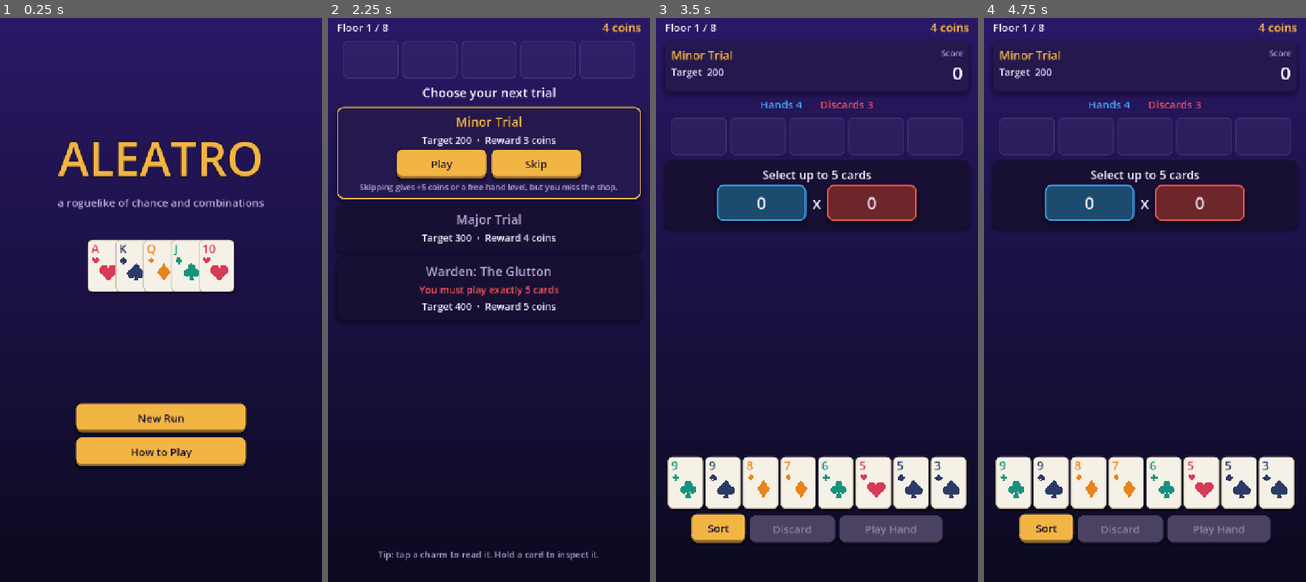
Above: before the commit, frames 1-4 (left to right).
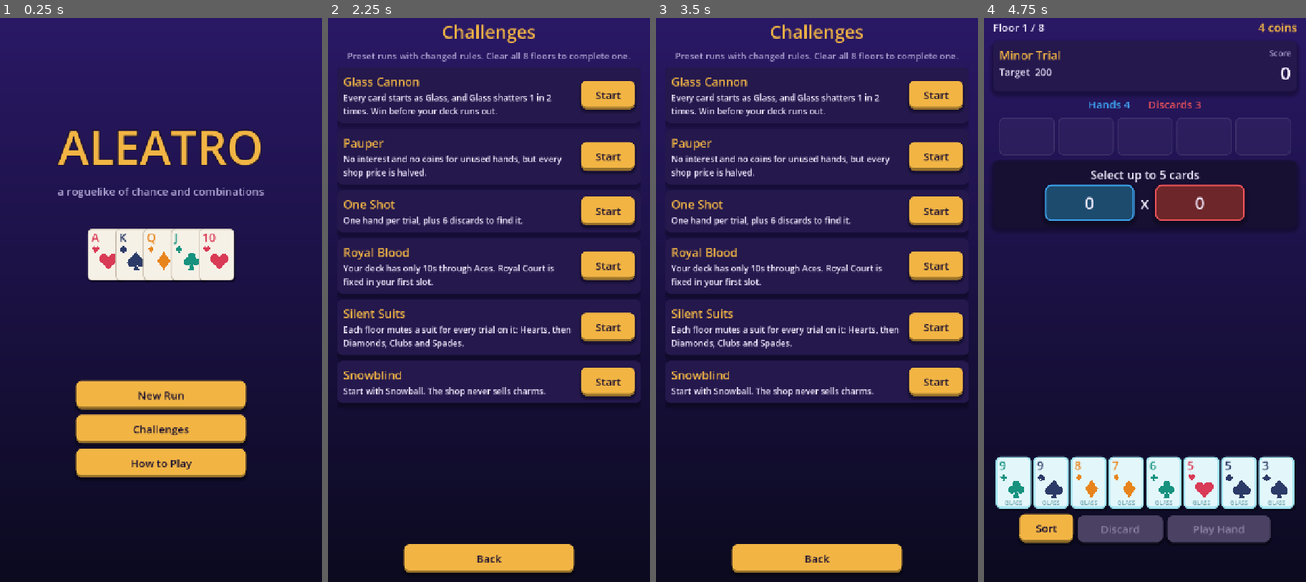
Above: after the commit, the same moments.

Repository: Yassineallach/admin
Game: Godot game, scene res://scenes/main.tscn
Same seed, same stepped clock (60 frames per second), same inputs: the game is played once before the commit and once after it.
Inputs (mouse positions are in pixels of both pictures, inside the frame that each line leads up to):
- Up to frame 1 (0.25 s): no input
- Up to frame 2 (2.25 s): click "How to Play" at 0.5 s; click "Back" at 1.25 s; click (489, 429) at 2 s, where only the run after the commit has a clickable "Challenges"
- Up to frame 3 (3.5 s): click (768, 164) at 2.75 s, where only the run before the commit has a clickable "Play"
- Up to frame 4 (4.75 s): click (1264, 96) at 3.5 s, where only the run after the commit has a clickable "Start"; click (1096, 181) at 4.25 s, where only the run after the commit has a clickable "Play"

The runs differ from the first frame. In frame 1, 13% of the frame differs, in the area x 17-82%, y 19-82%; in frame 2, 33%; in frame 3, 37%, in the area x 2-98%, y 0-99%; in frame 4, 1.8%.

Commit message:
Add challenge runs
Six preset runs with changed rules, chosen from a new Challenges screen:
Glass Cannon, Pauper, One Shot, Royal Blood, Silent Suits and Snowblind.
Completed challenges are saved. Bot simulations now cover each challenge.

Co-Authored-By: Claude Opus 5.5 <noreply@anthropic.com>
Claude-Session: https://claude.ai/code/session_017QaFTLa1BaWoHf6tvEbDrj

Diff:
--- /dev/null
+++ b/aleatro/scripts/challenges.gd
@@ -0,0 +1,61 @@
+class_name Challenges
+extends RefCounted
+## Preset runs with changed rules. Each entry's `rules` are read by Run.rule().
+##
+## Supported rules:
+##   deck_enh: String       every starting card gets this enhancement
+##   ranks_min: int         the starting deck only has ranks from this up to Ace
+##   glass_odds: int        Glass shatters 1 in N times (default 4)
+##   hands, discards: int   per trial, before warden effects
+##   no_interest, no_hand_money: bool
+##   price_mult: float      multiplies shop prices and the reroll cost
+##   no_shop_charms: bool   the shop never offers charms
+##   start_charms: Array    charms you start with
+##   locked_charms: Array   charms you start with that cannot be sold
+##   floor_mute: bool       each floor mutes one suit, in order Hearts, Diamonds, Clubs, Spades
+
+const LIST := [
+	{
+		"id": "glass_cannon",
+		"name": "Glass Cannon",
+		"desc": "Every card starts as Glass, and Glass shatters 1 in 2 times. Win before your deck runs out.",
+		"rules": {"deck_enh": "glass", "glass_odds": 2},
+	},
+	{
+		"id": "pauper",
+		"name": "Pauper",
+		"desc": "No interest and no coins for unused hands, but every shop price is halved.",
+		"rules": {"no_interest": true, "no_hand_money": true, "price_mult": 0.5},
+	},
+	{
+		"id": "one_shot",
+		"name": "One Shot",
+		"desc": "One hand per trial, plus 6 discards to find it.",
+		"rules": {"hands": 1, "discards": 6},
+	},
+	{
+		"id": "royal_blood",
+		"name": "Royal Blood",
+		"desc": "Your deck has only 10s through Aces. Royal Court is fixed in your first slot.",
+		"rules": {"ranks_min": 10, "locked_charms": ["royal_court"]},
+	},
+	{
+		"id": "silent_suits",
+		"name": "Silent Suits",
+		"desc": "Each floor mutes a suit for every trial on it: Hearts, then Diamonds, Clubs and Spades.",
+		"rules": {"floor_mute": true},
+	},
+	{
+		"id": "snowblind",
+		"name": "Snowblind",
+		"desc": "Start with Snowball. The shop never sells charms.",
+		"rules": {"start_charms": ["snowball"], "no_shop_charms": true},
+	},
+]
+
+
+static func find(id: String) -> Dictionary:
+	for c in LIST:
+		if c.id == id:
+			return c
+	return {}
--- a/aleatro/scripts/main.gd
+++ b/aleatro/scripts/main.gd
@@ -374,7 +374,7 @@
 		fan.add_child(cv)
 	screen.add_child(fan)
 	screen.add_child(_spacer())
-	for b in [_button("New Run", _start_run, 380), _button("How to Play", show_help, 380)]:
+	for b in [_button("New Run", _start_run, 380), _button("Challenges", show_challenges, 380), _button("How to Play", show_help, 380)]:
 		b.size_flags_horizontal = Control.SIZE_SHRINK_CENTER
 		screen.add_child(b)
 	if Run.best_floor > 0:
@@ -397,9 +397,50 @@
 	screen.add_child(b)
 
 
-func _start_run() -> void:
-	Run.new_run()
+func _start_run(challenge_id := "") -> void:
+	Run.new_run(0, challenge_id)
 	show_select()
+
+
+func show_challenges() -> void:
+	_clear()
+	screen.add_child(_label("Challenges", 40, GOLD))
+	screen.add_child(_wrapped("Preset runs with changed rules. Clear all %d floors to complete one." % Run.FLOORS, 20, SOFT_TEXT))
+	var scroll := ScrollContainer.new()
+	scroll.size_flags_vertical = Control.SIZE_EXPAND_FILL
+	scroll.horizontal_scroll_mode = ScrollContainer.SCROLL_MODE_DISABLED
+	var list := VBoxContainer.new()
+	list.size_flags_horizontal = Control.SIZE_EXPAND_FILL
+	list.add_theme_constant_override("separation", 12)
+	for c in Challenges.LIST:
+		var done: bool = Run.completed_challenges.get(c.id, false)
+		var p := _panel(PANEL, Color("#7be0a1") if done else Color(0, 0, 0, 0))
+		var h := _hbox(12, BoxContainer.ALIGNMENT_BEGIN)
+		var v := VBoxContainer.new()
+		v.size_flags_horizontal = Control.SIZE_EXPAND_FILL
+		v.add_child(_label(c.name + ("   Completed" if done else ""), 26, Color("#7be0a1") if done else GOLD, HORIZONTAL_ALIGNMENT_LEFT))
+		v.add_child(_wrapped(c.desc, 19, TEXT, HORIZONTAL_ALIGNMENT_LEFT))
+		h.add_child(v)
+		var b := _button("Start", _start_run.bind(c.id), 120)
+		b.size_flags_vertical = Control.SIZE_SHRINK_CENTER
+		h.add_child(b)
+		p.add_child(h)
+		list.add_child(p)
+	scroll.add_child(list)
+	screen.add_child(scroll)
+	var back := _button("Back", show_title, 380)
+	back.size_flags_horizontal = Control.SIZE_SHRINK_CENTER
+	screen.add_child(back)
+
+
+## One line describing the active challenge and this floor's muted suit, or "".
+func _challenge_note() -> String:
+	if Run.challenge.is_empty():
+		return ""
+	var note: String = "Challenge: " + Run.challenge.name
+	if Run.floor_muted_suit() >= 0:
+		note += "  ·  %s are muted this floor" % HandEval.SUIT_NAMES[Run.floor_muted_suit()]
+	return note
 
 
 # --- Trial selection -------------------------------------------------------------
@@ -408,6 +449,8 @@
 	_clear()
 	_header()
 	_charms_row()
+	if _challenge_note() != "":
+		screen.add_child(_wrapped(_challenge_note(), 20, Color("#7be0a1")))
 	screen.add_child(_label("Choose your next trial", 28))
 	for t in 3:
 		var current := t == Run.trial_idx
@@ -477,6 +520,8 @@
 	screen.add_child(top)
 	if Run.trial_idx == 2:
 		screen.add_child(_wrapped(Run.warden_desc(), 20, MULT_COLOR))
+	if Run.floor_muted_suit() >= 0:
+		screen.add_child(_wrapped("%s are muted this floor" % HandEval.SUIT_NAMES[Run.floor_muted_suit()], 20, MULT_COLOR))
 
 	var stats := _hbox(40)
 	lbl.hands = _label("", 24, POINTS_COLOR)
@@ -785,9 +830,12 @@
 		var l := _wrapped("%s: %s" % [Charms.name_of(ch), Charms.describe(ch)], 18, TEXT, HORIZONTAL_ALIGNMENT_LEFT)
 		l.size_flags_horizontal = Control.SIZE_EXPAND_FILL
 		h.add_child(l)
-		if i > 0:
-			h.add_child(_button("<", _on_move_charm.bind(i, -1), 56))
-		h.add_child(_button("Sell %d" % Charms.sell_value(ch), _on_sell.bind(i), 110))
+		if ch.get("locked", false):
+			h.add_child(_label("Fixed", 20, SOFT_TEXT))
+		else:
+			if i > 0 and not Run.charms[i - 1].get("locked", false):
+				h.add_child(_button("<", _on_move_charm.bind(i, -1), 56))
+			h.add_child(_button("Sell %d" % Charms.sell_value(ch), _on_sell.bind(i), 110))
 		screen.add_child(h)
 
 	var levels := GridContainer.new()
@@ -843,6 +891,10 @@
 	screen.add_child(_label("Run Over", 64, MULT_COLOR))
 	screen.add_child(_label("Floor %d · %s" % [Run.floor_num, Run.TRIAL_NAMES[Run.trial_idx]], 28))
 	screen.add_child(_label("Scored %s of %s" % [fmt(Run.score), fmt(Run.target())], 24, SOFT_TEXT))
+	if Run.hand.is_empty() and Run.hands_left > 0:
+		screen.add_child(_label("You ran out of cards", 24, MULT_COLOR))
+	if not Run.challenge.is_empty():
+		screen.add_child(_label("Challenge: " + Run.challenge.name, 24, Color("#7be0a1")))
 	screen.add_child(_spacer())
 	_end_buttons()
 
@@ -852,12 +904,15 @@
 	screen.add_child(_spacer())
 	screen.add_child(_label("Victory!", 72, GOLD))
 	screen.add_child(_label("You cleared all %d floors." % Run.FLOORS, 28))
+	if not Run.challenge.is_empty():
+		screen.add_child(_label("Challenge complete: " + Run.challenge.name, 26, Color("#7be0a1")))
 	screen.add_child(_spacer())
 	_end_buttons()
 
 
 func _end_buttons() -> void:
-	for b in [_button("New Run", _start_run, 380), _button("Title", show_title, 380)]:
+	var again := _button("Try Again" if not Run.challenge.is_empty() else "New Run", _start_run.bind(Run.challenge.get("id", "")), 380)
+	for b in [again, _button("Title", show_title, 380)]:
 		b.size_flags_horizontal = Control.SIZE_SHRINK_CENTER
 		screen.add_child(b)
 	screen.add_child(_spacer())
--- a/aleatro/scripts/run_state.gd
+++ b/aleatro/scripts/run_state.gd
@@ -58,23 +58,33 @@
 var reroll_cost := BASE_REROLL
 var shop_offers: Array = []
 var best_floor := 0
+var challenge: Dictionary = {}
+var completed_challenges := {}
 
 
 func _ready() -> void:
 	var cfg := ConfigFile.new()
 	if cfg.load(SAVE_PATH) == OK:
 		best_floor = cfg.get_value("stats", "best_floor", 0)
-
-
-func new_run(seed_in := 0) -> void:
+		completed_challenges = cfg.get_value("stats", "challenges", {})
+
+
+func new_run(seed_in := 0, challenge_id := "") -> void:
+	challenge = Challenges.find(challenge_id)
 	seed_value = seed_in if seed_in != 0 else randi()
 	rng.seed = seed_value
 	next_uid = 0
 	deck.clear()
 	for s in 4:
-		for r in range(2, 15):
-			deck.append(make_card(r, s))
+		for r in range(rule("ranks_min", 2), 15):
+			deck.append(make_card(r, s, rule("deck_enh", "")))
 	charms.clear()
+	for id in rule("start_charms", []):
+		charms.append(Charms.make(id))
+	for id in rule("locked_charms", []):
+		var ch := Charms.make(id)
+		ch["locked"] = true
+		charms.append(ch)
 	hand.clear()
 	draw_pile.clear()
 	coins = START_COINS
@@ -86,6 +96,13 @@
 	_pick_warden()
 
 
+## A challenge rule, or `default` when not in a challenge or the rule is unset.
+func rule(key: String, default: Variant) -> Variant:
+	if challenge.is_empty():
+		return default
+	return challenge.rules.get(key, default)
+
+
 func make_card(rank: int, suit: int, enh := "") -> Dictionary:
 	var c := {"id": next_uid, "rank": rank, "suit": suit, "enh": enh}
 	next_uid += 1
@@ -117,7 +134,14 @@
 
 
 func is_muted(card: Dictionary) -> bool:
-	return current_warden() == "blight" and card.suit == muted_suit
+	if current_warden() == "blight" and card.suit == muted_suit:
+		return true
+	return floor_muted_suit() == card.suit
+
+
+## The suit Silent Suits mutes on this floor, or -1.
+func floor_muted_suit() -> int:
+	return (floor_num - 1) % 4 if rule("floor_mute", false) else -1
 
 
 func target(trial := -1) -> float:
@@ -135,13 +159,13 @@
 func start_trial() -> void:
 	score = 0.0
 	trial_won = false
-	hands_left = HANDS_PER_TRIAL
-	discards_left = DISCARDS_PER_TRIAL
+	hands_left = rule("hands", HANDS_PER_TRIAL)
+	discards_left = rule("discards", DISCARDS_PER_TRIAL)
 	match current_warden():
 		"miser":
 			discards_left = 0
 		"sentinel":
-			hands_left = 2
+			hands_left = mini(hands_left, 2)
 	draw_pile = deck.duplicate()
 	shuffle(draw_pile)
 	hand.clear()
@@ -183,7 +207,7 @@
 		coins = maxi(0, coins - selected.size())
 	var broken := []
 	for c in result.scoring:
-		if c.enh == "glass" and rng.randi_range(1, 4) == 1:
+		if c.enh == "glass" and rng.randi_range(1, rule("glass_odds", 4)) == 1:
 			broken.append(c)
 			deck.erase(c)
 	result["broken"] = broken
@@ -208,16 +232,17 @@
 	return true
 
 
+## Lost when out of hands, or out of cards to play (Glass Cannon can empty the deck).
 func is_lost() -> bool:
-	return not trial_won and hands_left <= 0
+	return not trial_won and (hands_left <= 0 or hand.is_empty())
 
 
 ## Rows of [label, coins] earned for clearing the current trial.
 func trial_rewards() -> Array:
 	var rows := [[TRIAL_NAMES[trial_idx] + " cleared", TRIAL_REWARD[trial_idx]]]
-	if hands_left > 0:
+	if hands_left > 0 and not rule("no_hand_money", false):
 		rows.append(["Unused hands (%d)" % hands_left, hands_left])
-	var interest := mini(coins / 5, 5)
+	var interest := 0 if rule("no_interest", false) else mini(coins / 5, 5)
 	if interest > 0:
 		rows.append(["Interest (1 per 5 held)", interest])
 	for ch in charms:
@@ -240,6 +265,9 @@
 		floor_num += 1
 		if floor_num > FLOORS:
 			floor_num = FLOORS
+			if not challenge.is_empty():
+				completed_challenges[challenge.id] = true
+				save_stats()
 			return "victory"
 		_pick_warden()
 	return "select"
@@ -262,13 +290,18 @@
 func save_stats() -> void:
 	var cfg := ConfigFile.new()
 	cfg.set_value("stats", "best_floor", best_floor)
+	cfg.set_value("stats", "challenges", completed_challenges)
 	cfg.save(SAVE_PATH)
 
 
 # --- Shop -------------------------------------------------------------------
 
+func price(base: int) -> int:
+	return maxi(1, roundi(base * rule("price_mult", 1.0)))
+
+
 func open_shop() -> void:
-	reroll_cost = BASE_REROLL
+	reroll_cost = price(BASE_REROLL)
 	roll_shop()
 
 
@@ -290,16 +323,18 @@
 
 func _random_offer() -> Dictionary:
 	var roll := rng.randf()
+	if rule("no_shop_charms", false):
+		roll = 0.6 + roll * 0.4
 	if roll < 0.6:
 		var id := Charms.random_id(rng, _owned_ids())
 		if id != "":
-			return {"type": "charm", "id": id, "price": Charms.DEFS[id].price}
+			return {"type": "charm", "id": id, "price": price(Charms.DEFS[id].price)}
 	if roll < 0.85:
 		var h: String = HandEval.ORDER[rng.randi_range(0, HandEval.ORDER.size() - 1)]
-		return {"type": "rune", "hand": h, "price": RUNE_PRICE}
+		return {"type": "rune", "hand": h, "price": price(RUNE_PRICE)}
 	var keys := SIGILS.keys()
 	var s: String = keys[rng.randi_range(0, keys.size() - 1)]
-	return {"type": "sigil", "id": s, "price": SIGILS[s].price}
+	return {"type": "sigil", "id": s, "price": price(SIGILS[s].price)}
 
 
 func offer_title(o: Dictionary) -> String:
@@ -360,6 +395,8 @@
 
 func sell_charm(i: int) -> String:
 	var ch: Dictionary = charms[i]
+	if ch.get("locked", false):
+		return "%s is fixed by this challenge" % Charms.name_of(ch)
 	var value := Charms.sell_value(ch)
 	coins += value
 	charms.remove_at(i)
@@ -369,6 +406,8 @@
 func move_charm(i: int, delta: int) -> void:
 	var j := i + delta
 	if j < 0 or j >= charms.size():
+		return
+	if charms[i].get("locked", false) or charms[j].get("locked", false):
 		return
 	var tmp = charms[i]
 	charms[i] = charms[j]
@@ -392,6 +431,8 @@
 				names.append(HandEval.card_name(c))
 			return "Destroyed " + ", ".join(names)
 		"mirror":
+			if deck.is_empty():
+				return "Your deck is empty"
 			var names := PackedStringArray()
 			for n in 2:
 				var src: Dictionary = deck[rng.randi_range(0, deck.size() - 1)]
--- a/aleatro/tests/run_tests.gd
+++ b/aleatro/tests/run_tests.gd
@@ -78,10 +78,16 @@
 
 ## Plays whole runs with a greedy bot to catch runtime errors and gauge difficulty.
 func _test_simulated_runs() -> void:
+	_simulate("", 40)
+	for c in Challenges.LIST:
+		_simulate(c.id, 12)
+
+
+func _simulate(challenge_id: String, count: int) -> void:
 	var floors := []
-	for s in 40:
+	for s in count:
 		var run = RunState.new()
-		run.new_run(1000 + s)
+		run.new_run(1000 + s, challenge_id)
 		var guard := 0
 		var done := false
 		while not done and guard < 200:
@@ -108,11 +114,15 @@
 				floors.append(99)
 		if floors.size() <= s:
 			floors.append(run.floor_num)
-		check(run.deck.size() > 0, "deck never empties")
+		if challenge_id != "glass_cannon":
+			check(run.deck.size() > 0, "deck never empties")
+		for ch in run.charms:
+			if ch.get("locked", false):
+				check(run.sell_charm(run.charms.find(ch)).contains("fixed"), "locked charms cannot be sold")
 		run.free()
 	floors.sort()
 	var wins := floors.count(99)
-	print("Simulated 40 bot runs. Floors reached: %s  (wins: %d)" % [str(floors), wins])
+	print("%s: %d bot runs, floors reached %s (wins: %d)" % [challenge_id if challenge_id != "" else "standard", count, str(floors), wins])
 
 
 func _best_play(run) -> Dictionary:
--- a/aleatro/tests/shots.gd
+++ b/aleatro/tests/shots.gd
@@ -9,6 +9,12 @@
 	main = load("res://scenes/main.tscn").instantiate()
 	add_child(main)
 	await _shot("1_title")
+	Run.completed_challenges = {"royal_blood": true}
+	main.show_challenges()
+	await _shot("1b_challenges")
+	Run.new_run(7, "silent_suits")
+	main.show_select()
+	await _shot("1c_challenge_select")
 	Run.new_run(42)
 	Run.charms = [Charms.make("lucky_penny"), Charms.make("twin_flame"), Charms.make("loaded_die")]
 	main.show_select()
Not shown, added: aleatro/scripts/challenges.gd.uid
Not shown, changed: aleatro/README.md
